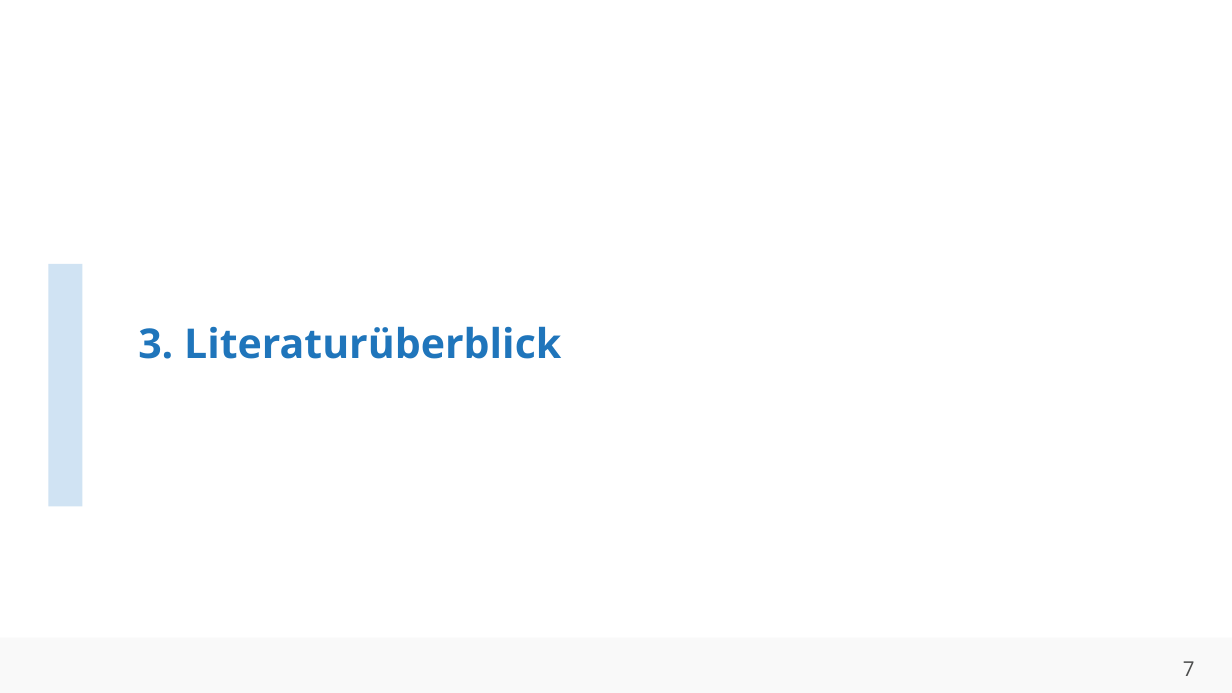
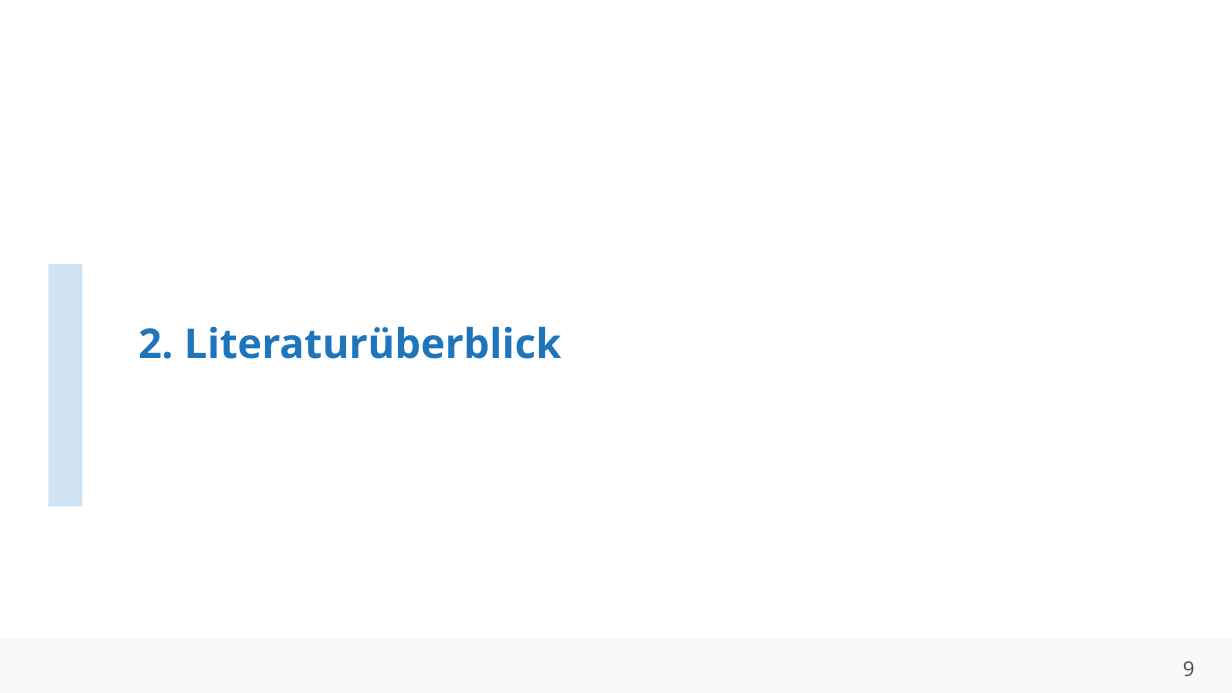
Before and after one commit to ahndavin/Abschlussarbeit_Bachelor, a slide deck: slide 9 of Kolloquium/Kolloquium.pptx (slide 7 before the commit). Drawn at 1232x693 pixels with LibreOffice and Linux fonts; fonts in the diff are those of the drawing; background and template pictures are left out. Boxes give left, top, right and bottom in pixels: in the first picture for what was removed or moved away, otherwise in the second. Text is boxed around its words. In the diff, an @@ line names an element or a change of style, - is before the commit and + after.

```diff
--- a/Kolloquium/Kolloquium.pptx
+++ b/Kolloquium/Kolloquium.pptx
@@ title at (x1=138, y1=326, x2=561, y2=359): text changed @@
-3. Literaturüberblick
+2. Literaturüberblick
@@ page number at (x1=1183, y1=661, x2=1195, y2=676): text changed @@
-7
+9
```
Also in this commit, not shown: 9 other slides changed, 4 slides added, 3 slides removed, 2 other files.
